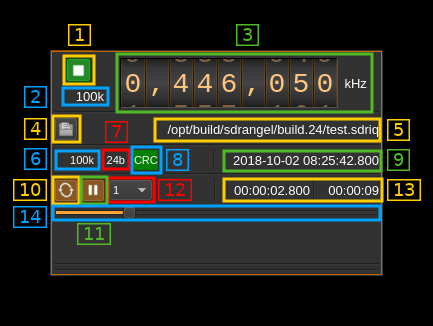
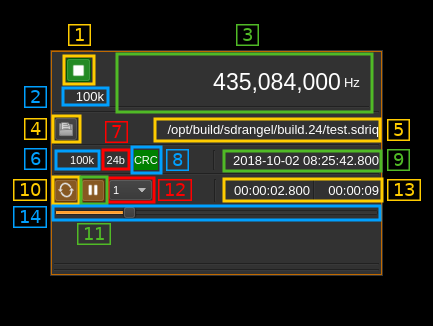
Before/after of a 433x326 layered artwork. What changed in the layer stack:
added layer "Patch_02" above "Patch_01" over left=107, top=58, right=369, bottom=108
